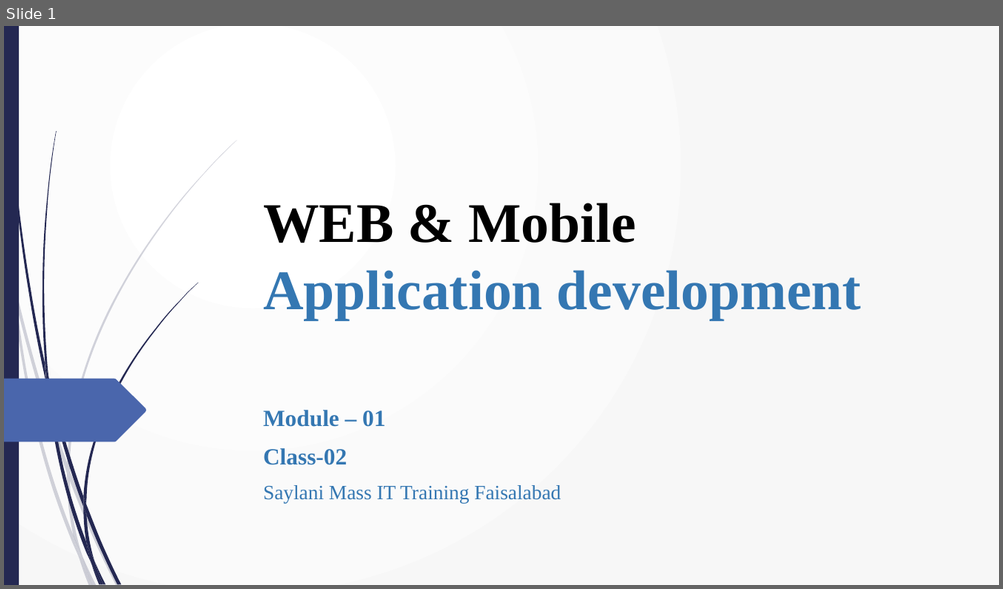
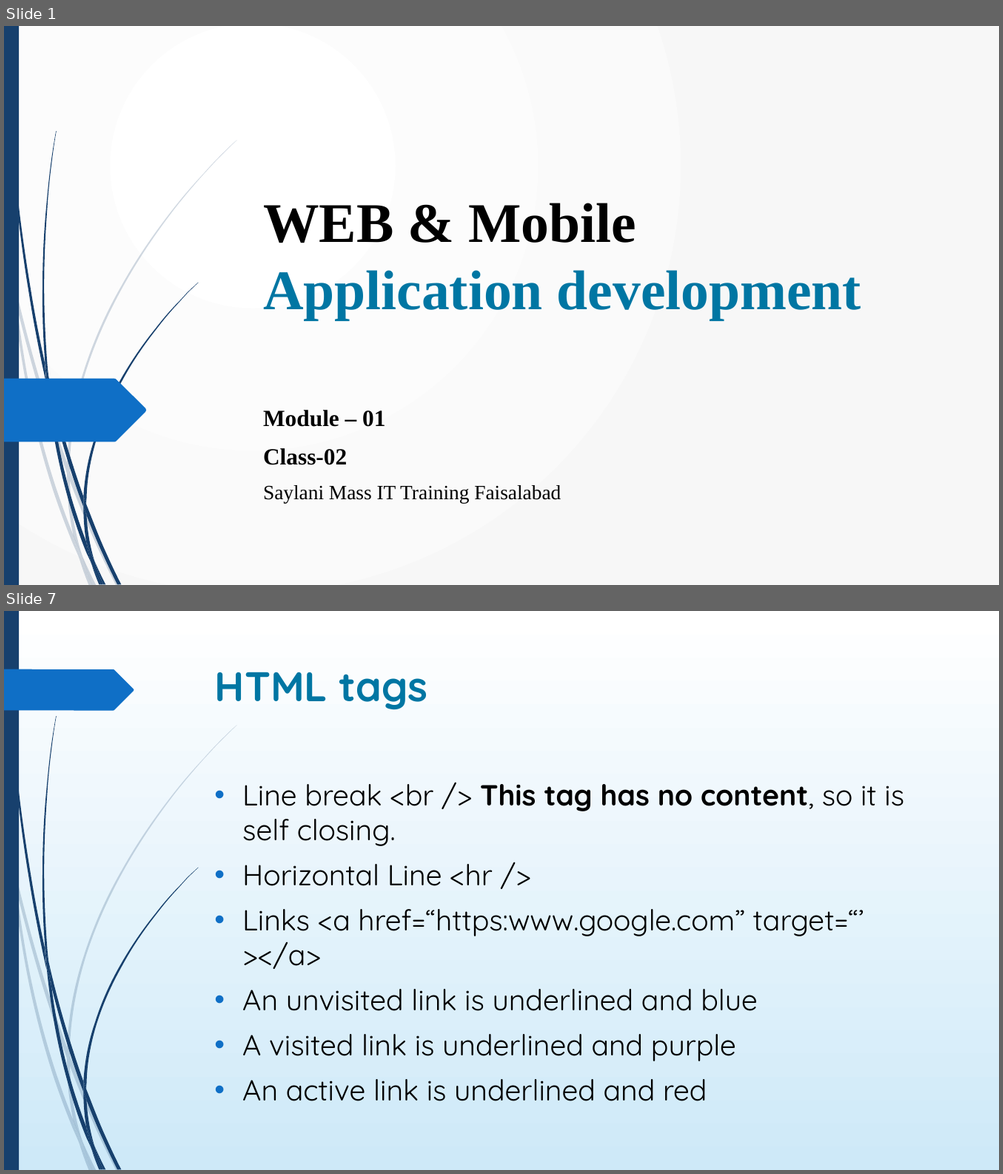
Before and after one commit to umairazmat/SMIT-WMA-6-A, a slide deck: Presentations/HTML Class 02.pptx. Shown one above the other, each under a label of ours: slide 1 before the commit, slides 1 and 7 after it; the slides between them are not shown. The pictures are 1003x589 and 1003x1174 pixels, drawn with LibreOffice and Linux fonts; fonts in the diff are those of the drawing. Boxes give left, top, right and bottom in pixels: in the first picture for what was removed or moved away, otherwise in the second. Text is boxed around its words. In the diff, an @@ line names an element or a change of style, - is before the commit and + after.

Commit message:
class 04

```diff
--- a/Presentations/HTML Class 02.pptx
+++ b/Presentations/HTML Class 02.pptx
@@ slide 7 added at (4, 611, 999, 1170), background gradient #FFFFFF to #CEEAF9; not listed: 23 template elements that a slide beside it also shows @@
@@ freeform shape added at (4, 669, 134, 710), fill #0F6FC6 @@
@@ title added at (215, 672, 428, 710), 40 pt, text #0076A3, bold @@
+HTML tags
@@ text added at (242, 784, 904, 1102), 28 pt, text #000000 @@
+• Line break <br /> This tag has no content, so it is self closing.
+• Horizontal Line <hr />
+• Links <a href=“https:www.google.com” target=“’ ></a>
+• An unvisited link is underlined and blue
+• A visited link is underlined and purple
+• An active link is underlined and red
@@ slide 1 changed as well @@
@@ title "WEB & Mobile Application development" at (263, 203, 861, 321): text colour #3477B2 to #0076A3 in "Application development" @@
@@ fill #242852 to #17406D in 13 elements at (6, 26, 46, 385), (48, 378, 83, 507), (86, 504, 121, 585), (46, 382, 91, 565), (95, 562, 106, 585), (45, 361, 52, 403), (83, 283, 198, 504), (91, 565, 101, 585), (83, 507, 94, 562), (83, 497, 86, 515), (86, 542, 103, 585), (4, 26, 19, 585), (42, 131, 57, 378) @@
@@ freeform shape at (4, 379, 147, 443): fill #4A66AC to #0F6FC6 @@
@@ subtitle "Module – 01" at (263, 410, 560, 503): text colour #3477B2 to #000000 @@
@@ fill #242852 at 20% opacity to #17406D at 20% opacity in 10 elements at (4, 236, 12, 287), (14, 284, 68, 473), (70, 471, 119, 585), (82, 557, 96, 585), (12, 287, 79, 559), (67, 473, 82, 557), (68, 140, 237, 471), (79, 559, 93, 585), (67, 463, 70, 481), (74, 536, 93, 585) @@
```
Also in this commit, not shown: 1 other slide changed, 5 other slides added, 5 slides removed, 10 other files.
